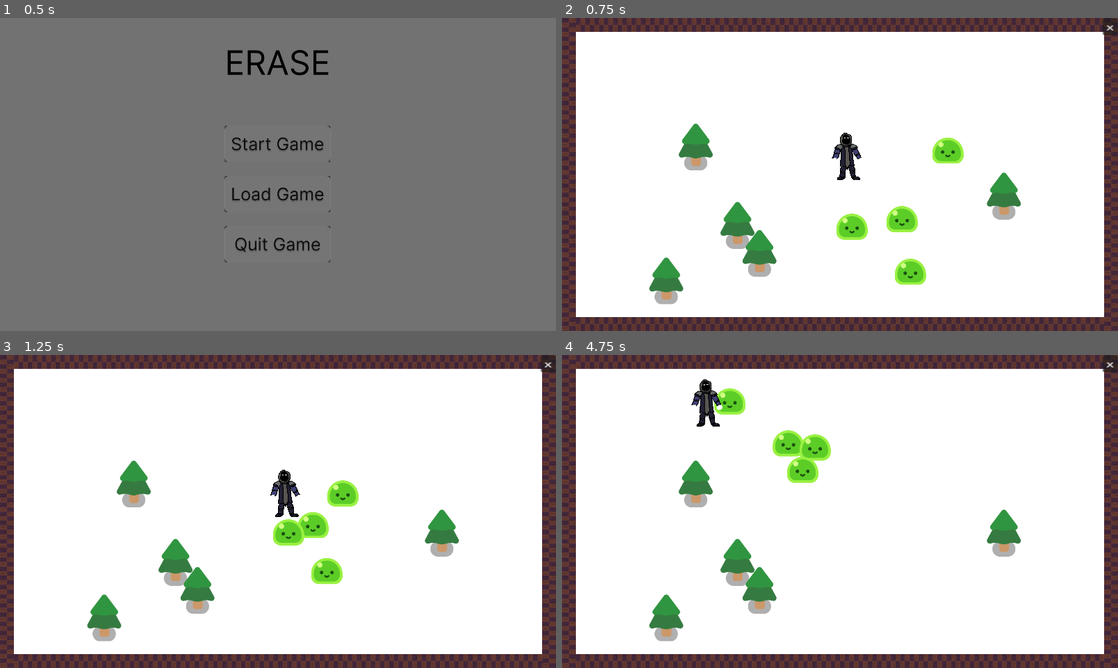
Above: before the commit, frames 1-4 (two rows, left to right).
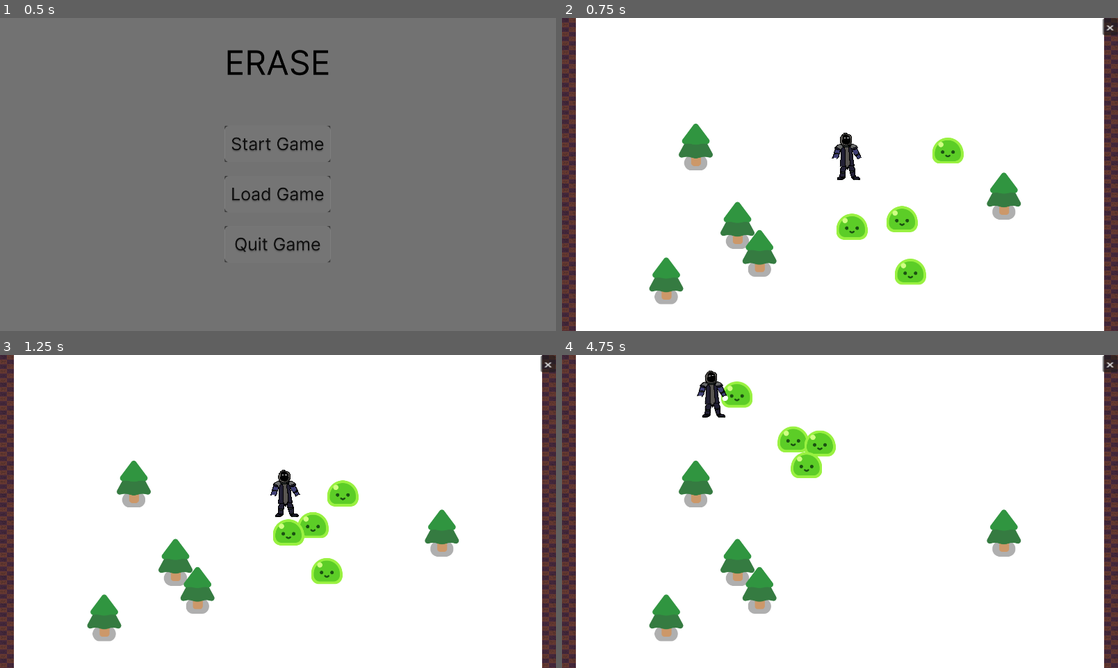
Above: after the commit, the same moments.

Repository: M1N4T0-K4N4E/Erase
Game: Godot game, scene res://TitleScreen.tscn
Same seed, same stepped clock (60 frames per second), same inputs: the game is played once before the commit and once after it.
Inputs (mouse positions are in pixels of both pictures, inside the frame that each line leads up to):
- Up to frame 1 (0.5 s): no input
- Up to frame 2 (0.75 s): click (840, 143) at 0.5 s
- Up to frame 3 (1.25 s): no input
- Up to frame 4 (4.75 s): hold D (move_right) 1.28-2.03 s; hold S (move_down) 2.03-2.78 s; hold D (move_right) 2.78-3.53 s; hold W (move_up) 3.53-4.28 s; hold A (move_left) from 4.28 s (still down)

Frame 1 is identical in both runs. In frame 2, 8.4% of the frame differs, in the area x 2-98%, y 0-100%; in frame 3, 8.4%; in frame 4, 10%.

Commit message:
add wall

Diff:
--- /dev/null
+++ b/Asset/ai_wall.tscn
@@ -0,0 +1,17 @@
+[gd_scene load_steps=3 format=3 uid="uid://bmnhgrdkrkdat"]
+
+[ext_resource type="Texture2D" uid="uid://m8a2y321rxxq" path="res://Asset/wall_ai_genned.png" id="1_dwr6j"]
+
+[sub_resource type="RectangleShape2D" id="RectangleShape2D_r26mu"]
+size = Vector2(329, 327)
+
+[node name="ai_wall" type="StaticBody2D"]
+
+[node name="CollisionShape2D" type="CollisionShape2D" parent="."]
+position = Vector2(-0.5, -2.5)
+shape = SubResource("RectangleShape2D_r26mu")
+
+[node name="Sprite2D" type="Sprite2D" parent="."]
+position = Vector2(-1, -2)
+scale = Vector2(0.321289, 0.321289)
+texture = ExtResource("1_dwr6j")
--- a/Asset/in_game_screen.tscn
+++ b/Asset/in_game_screen.tscn
@@ -53,131 +53,6 @@
 text = "x"
 
 [node name="wall" type="StaticBody2D" parent="."]
-
-[node name="top" type="StaticBody2D" parent="wall"]
-
-[node name="wall2_" parent="wall/top" instance=ExtResource("5_ln5sc")]
-position = Vector2(48, 24)
-
-[node name="wall2_2" parent="wall/top" instance=ExtResource("5_ln5sc")]
-position = Vector2(144, 24)
-
-[node name="wall2_3" parent="wall/top" instance=ExtResource("5_ln5sc")]
-position = Vector2(240, 24)
-
-[node name="wall2_4" parent="wall/top" instance=ExtResource("5_ln5sc")]
-position = Vector2(336, 24)
-
-[node name="wall2_5" parent="wall/top" instance=ExtResource("5_ln5sc")]
-position = Vector2(432, 24)
-
-[node name="wall2_6" parent="wall/top" instance=ExtResource("5_ln5sc")]
-position = Vector2(528, 24)
-
-[node name="wall2_7" parent="wall/top" instance=ExtResource("5_ln5sc")]
-position = Vector2(624, 24)
-
-[node name="wall2_8" parent="wall/top" instance=ExtResource("5_ln5sc")]
-position = Vector2(720, 24)
-
-[node name="wall2_9" parent="wall/top" instance=ExtResource("5_ln5sc")]
-position = Vector2(816, 24)
-
-[node name="wall2_10" parent="wall/top" instance=ExtResource("5_ln5sc")]
-position = Vector2(912, 24)
-
-[node name="wall2_11" parent="wall/top" instance=ExtResource("5_ln5sc")]
-position = Vector2(1008, 24)
-
-[node name="wall2_12" parent="wall/top" instance=ExtResource("5_ln5sc")]
-position = Vector2(1104, 24)
-
-[node name="wall2_13" parent="wall/top" instance=ExtResource("5_ln5sc")]
-position = Vector2(1200, 24)
-
-[node name="wall2_14" parent="wall/top" instance=ExtResource("5_ln5sc")]
-position = Vector2(1296, 24)
-
-[node name="wall2_15" parent="wall/top" instance=ExtResource("5_ln5sc")]
-position = Vector2(1392, 24)
-
-[node name="wall2_16" parent="wall/top" instance=ExtResource("5_ln5sc")]
-position = Vector2(1488, 24)
-
-[node name="wall2_17" parent="wall/top" instance=ExtResource("5_ln5sc")]
-position = Vector2(1584, 24)
-
-[node name="wall2_18" parent="wall/top" instance=ExtResource("5_ln5sc")]
-position = Vector2(1680, 24)
-
-[node name="wall2_19" parent="wall/top" instance=ExtResource("5_ln5sc")]
-position = Vector2(1776, 24)
-
-[node name="wall2_20" parent="wall/top" instance=ExtResource("5_ln5sc")]
-position = Vector2(1872, 24)
-
-[node name="bottom" type="StaticBody2D" parent="wall"]
-position = Vector2(0, 1032)
-
-[node name="wall2_" parent="wall/bottom" instance=ExtResource("5_ln5sc")]
-position = Vector2(48, 24)
-
-[node name="wall2_2" parent="wall/bottom" instance=ExtResource("5_ln5sc")]
-position = Vector2(144, 24)
-
-[node name="wall2_3" parent="wall/bottom" instance=ExtResource("5_ln5sc")]
-position = Vector2(240, 24)
-
-[node name="wall2_4" parent="wall/bottom" instance=ExtResource("5_ln5sc")]
-position = Vector2(336, 24)
-
-[node name="wall2_5" parent="wall/bottom" instance=ExtResource("5_ln5sc")]
-position = Vector2(432, 24)
-
-[node name="wall2_6" parent="wall/bottom" instance=ExtResource("5_ln5sc")]
-position = Vector2(528, 24)
-
-[node name="wall2_7" parent="wall/bottom" instance=ExtResource("5_ln5sc")]
-position = Vector2(624, 24)
-
-[node name="wall2_8" parent="wall/bottom" instance=ExtResource("5_ln5sc")]
-position = Vector2(720, 24)
-
-[node name="wall2_9" parent="wall/bottom" instance=ExtResource("5_ln5sc")]
-position = Vector2(816, 24)
-
-[node name="wall2_10" parent="wall/bottom" instance=ExtResource("5_ln5sc")]
-position = Vector2(912, 24)
-
-[node name="wall2_11" parent="wall/bottom" instance=ExtResource("5_ln5sc")]
-position = Vector2(1008, 24)
-
-[node name="wall2_12" parent="wall/bottom" instance=ExtResource("5_ln5sc")]
-position = Vector2(1104, 24)
-
-[node name="wall2_13" parent="wall/bottom" instance=ExtResource("5_ln5sc")]
-position = Vector2(1200, 24)
-
-[node name="wall2_14" parent="wall/bottom" instance=ExtResource("5_ln5sc")]
-position = Vector2(1296, 24)
-
-[node name="wall2_15" parent="wall/bottom" instance=ExtResource("5_ln5sc")]
-position = Vector2(1392, 24)
-
-[node name="wall2_16" parent="wall/bottom" instance=ExtResource("5_ln5sc")]
-position = Vector2(1488, 24)
-
-[node name="wall2_17" parent="wall/bottom" instance=ExtResource("5_ln5sc")]
-position = Vector2(1584, 24)
-
-[node name="wall2_18" parent="wall/bottom" instance=ExtResource("5_ln5sc")]
-position = Vector2(1680, 24)
-
-[node name="wall2_19" parent="wall/bottom" instance=ExtResource("5_ln5sc")]
-position = Vector2(1776, 24)
-
-[node name="wall2_20" parent="wall/bottom" instance=ExtResource("5_ln5sc")]
-position = Vector2(1872, 24)
 
 [node name="left" type="StaticBody2D" parent="wall"]
 
@@ -280,4 +155,6 @@
 position = Vector2(24, 1095)
 rotation = 1.5708
 
+[node name="Top" type="StaticBody2D" parent="wall"]
+
 [connection signal="pressed" from="Button" to="." method="_on_button_pressed"]
Binary file changed: Asset/wall_ai_genned.png
Not shown, added: Asset/wall_ai_genned.png.import
Not shown, added: characters/customized/mob.aseprite.import
